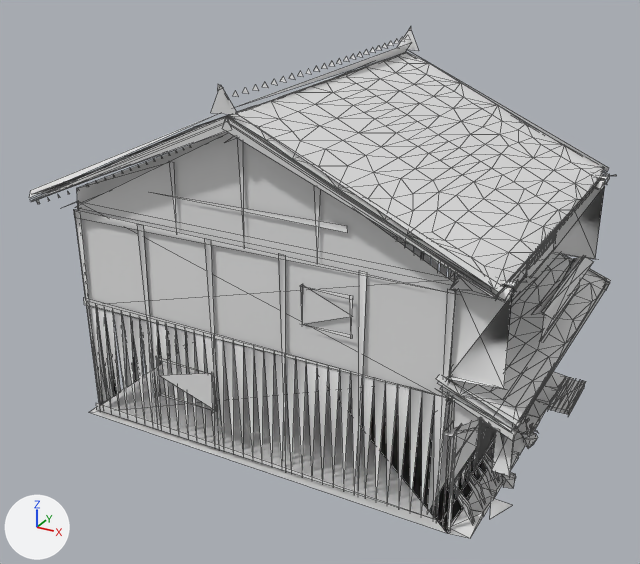
A saved change to the glTF model game/assets/props/SM_Minka_02.glb.
Before and after are seen from a 50 mm camera at (8.87, -16.64, 11.23) aimed at (0.03, -0.56, 3.19). The lights are fixed; the arrows at lower left show +X, +Y and +Z. The older version comes first. Mesh edges are drawn as thin lines. Vertices at exactly the same position are counted once.

Script lines for the objects in view, before the commit:
```python
mat_x_prop = principled_material('X_Prop')
mat_x_prop.base_color = (0.8, 0.8, 0.8)  # white #e7e7e7
me_sm_minka_02_001 = bpy.data.meshes.new('SM_Minka_02.001')
me_sm_minka_02_001.from_pydata(...)  # 2154 vertices, 1612 faces; spans x -5.18..5.61, y -4.15..4.15, z -0.05..8.25
me_sm_minka_02_001.materials.append(mat_x_prop)  # white #e7e7e7
ob_sm_minka_02 = bpy.data.objects.new('SM_Minka_02', me_sm_minka_02_001)
ob_sm_minka_02.location = (0.0, 0.0, 0.0)
```
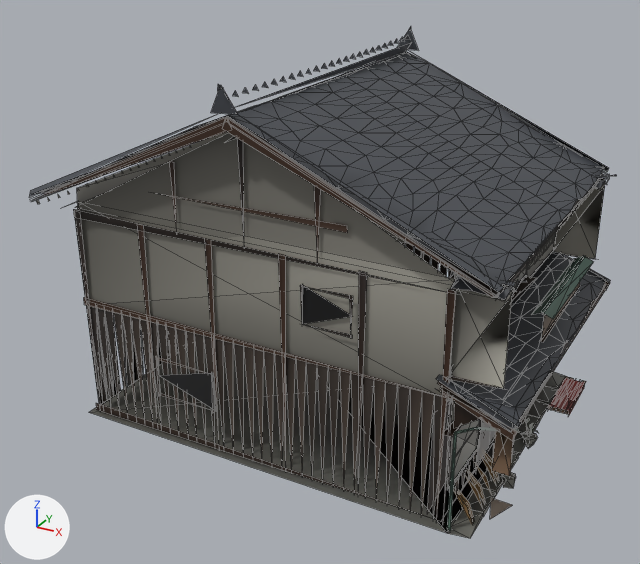
What differs and where, as boxes [x1, y1, x2, y2] in the pictures (640 x 564 px):
'SM_Minka_02', recoloured (darker)
    both: [29, 27, 616, 538]

What changed in the scene script:
```text
Change mat_x_prop:
    add n2 = _N.new('ShaderNodeMix'); n2.name = 'Mix'
    add n2.data_type = 'RGBA'
    add n2.blend_type = 'MULTIPLY'
    add n2.inputs[0].default_value = 1.0  # 'Factor'
    add n2.inputs[7].default_value = (0.8, 0.8, 0.8, 1.0)  # 'B', white #e7e7e7
    add n3 = _N.new('ShaderNodeVertexColor'); n3.name = 'Color Attribute'
    where n0 = _N.new('ShaderNodeBsdfPrincipled'); n0.name = 'Principled BSDF'
    add _L.new(n2.outputs[2], n0.inputs[0])  # 'Result' to 'Base Color'
    add _L.new(n3.outputs[0], n2.inputs[6])  # 'Color' to 'A'
Change me_sm_minka_02_001:
    where me_sm_minka_02_001.from_pydata(...)  # 2154 vertices, 1612 faces; spans x -5.18..5.61, y -4.15..4.15, z -0.05..8.25
    used by ob_sm_minka_02; location = (0.0, 0.0, 0.0)
    me_sm_minka_02_001 part 1: vertex colours changed
```
